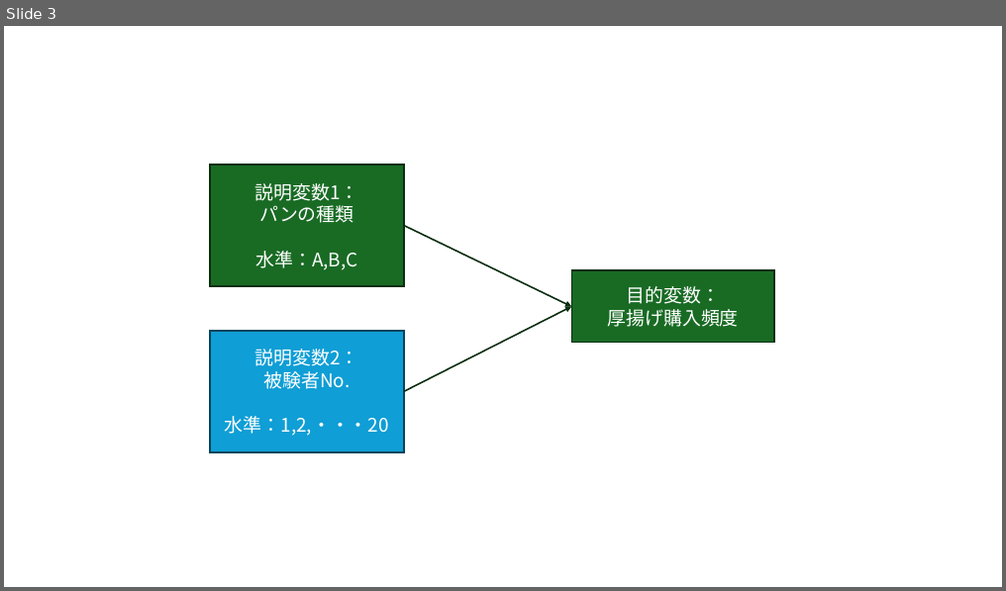
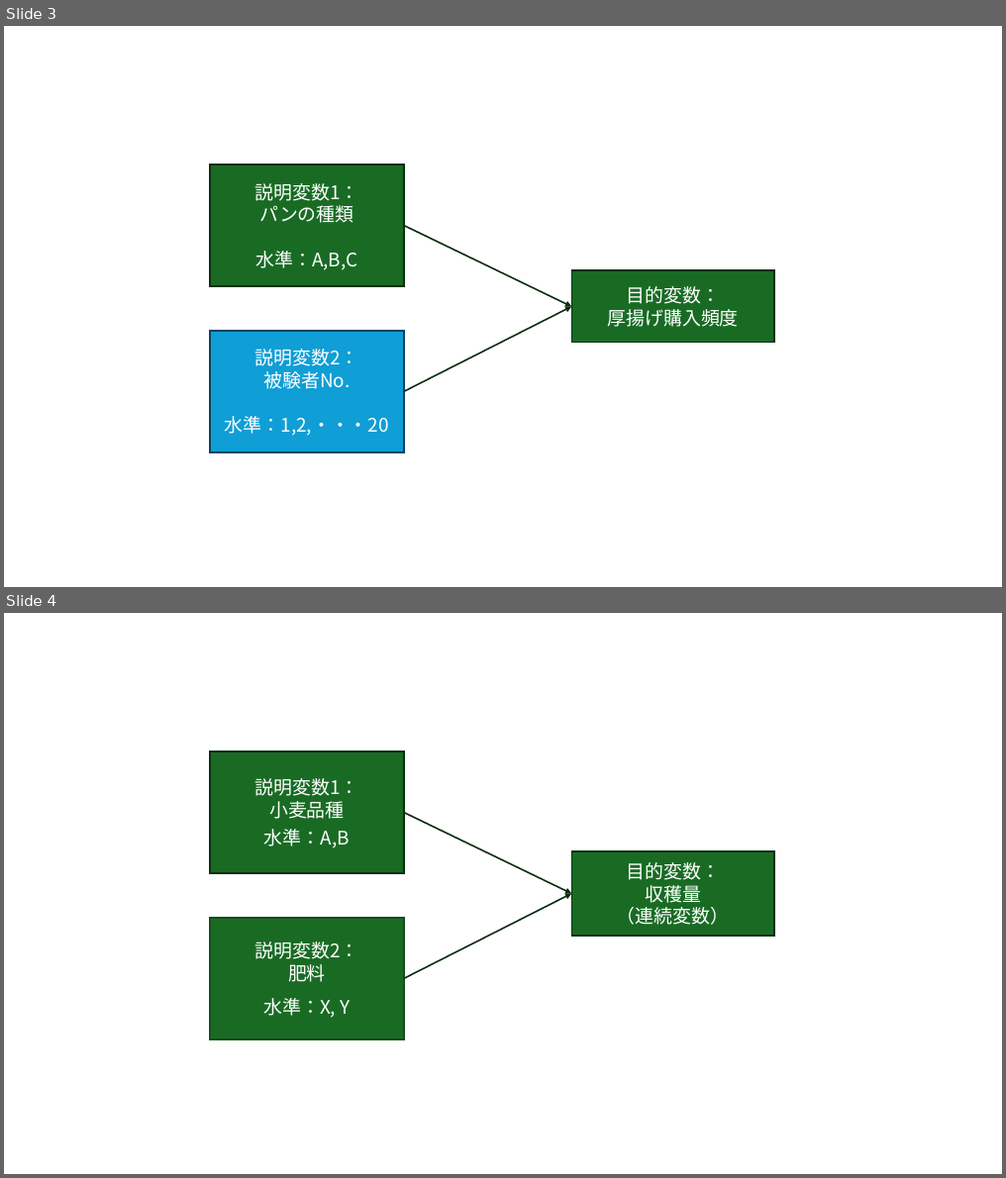
Before and after one commit to b-fujino/RLessonText, a slide deck: Img/AnovaModeling.pptx. Shown one above the other, each under a label of ours: slide 3 before the commit, slides 3 and 4 after it. The pictures are 1006x591 and 1006x1178 pixels, drawn with LibreOffice and Linux fonts; fonts in the diff are those of the drawing. Boxes give left, top, right and bottom in pixels: in the first picture for what was removed or moved away, otherwise in the second. Text is boxed around its words. In the diff, an @@ line names an element or a change of style, - is before the commit and + after.

```diff
--- a/Img/AnovaModeling.pptx
+++ b/Img/AnovaModeling.pptx
@@ slide 4 added at (x1=4, y1=613, x2=1002, y2=1174), background #FFFFFF @@
@@ rectangle added at (x1=210, y1=752, x2=404, y2=872), fill #196B24, outline #0B2F10 1.5 pt, 18 pt, text #FFFFFF @@
+説明変数1：
+小麦品種
+水準：A,B
@@ arrow added from (404, 813) to (571, 894), #0B2F10 1.5 pt @@
@@ rectangle added at (x1=571, y1=852, x2=774, y2=936), fill #196B24, outline #0B2F10 1.5 pt, 18 pt, text #FFFFFF @@
+目的変数：
+収穫量
+（連続変数）
@@ arrow added from (404, 979) to (571, 894), #0B2F10 1.5 pt @@
@@ rectangle added at (x1=210, y1=918, x2=404, y2=1039), fill #196B24, outline #124F1B 1.5 pt, 18 pt, text #FFFFFF @@
+説明変数2：
+肥料
+水準：X, Y
```
Also in this commit, not shown: 3 other slides added, 7 other files.
